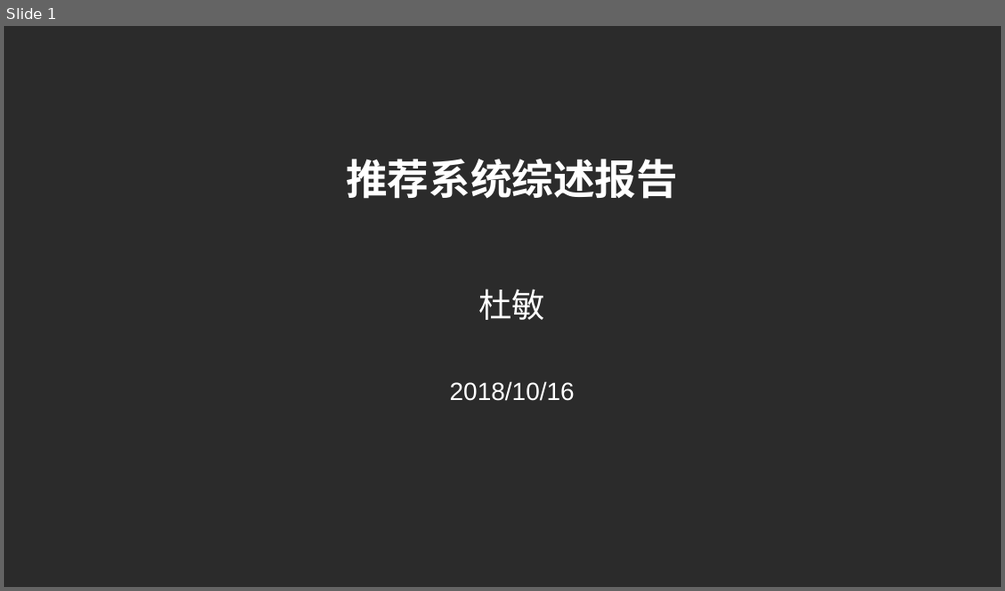
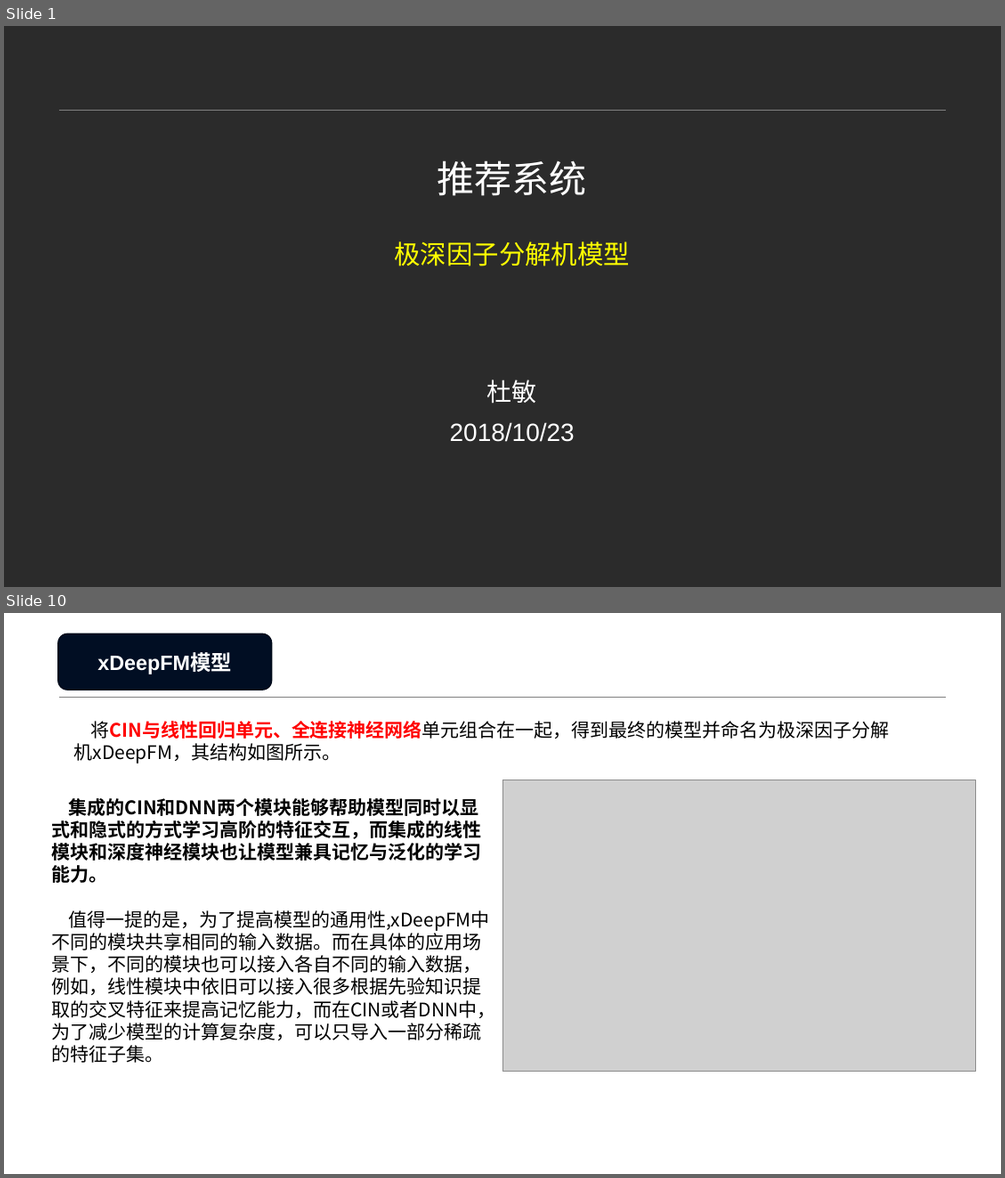
Before and after one commit to Leo-Yangren/RecommendationSystem, a slide deck: 小组会议.pptx. Shown one above the other, each under a label of ours: slide 1 before the commit, slides 1 and 10 after it; the slides between them are not shown. The pictures are 1005x591 and 1005x1178 pixels, drawn with LibreOffice and Linux fonts; fonts in the diff are those of the drawing; grey boxes stand for pictures; background and template pictures are left out; a plain dark background stands for a picture behind light text. Boxes give left, top, right and bottom in pixels: in the first picture for what was removed or moved away, otherwise in the second. Text is boxed around its words. In the diff, an @@ line names an element or a change of style, - is before the commit and + after.

```diff
--- a/小组会议.pptx
+++ b/小组会议.pptx
@@ slide 10 added at (x1=4, y1=613, x2=1001, y2=1174), background picture (left out); not listed: 1 template element that a slide beside it also shows @@
@@ rounded rectangle added at (x1=57, y1=634, x2=272, y2=690), fill #010E23, outline #010A1A 1 pt, 20 pt, text #FFFFFF, bold @@
+xDeepFM模型
@@ text added at (x1=74, y1=721, x2=890, y2=763), 18 pt, text #000000 @@
+将CIN与线性回归单元、全连接神经网络单元组合在一起，得到最终的模型并命名为极深因子分解机xDeepFM，其结构如图所示。
@@ text added at (x1=51, y1=798, x2=496, y2=1062), 18 pt, text #000000 @@
+集成的CIN和DNN两个模块能够帮助模型同时以显式和隐式的方式学习高阶的特征交互，而集成的线性模块和深度神经模块也让模型兼具记忆与泛化的学习能力。
+值得一提的是，为了提高模型的通用性,xDeepFM中不同的模块共享相同的输入数据。而在具体的应用场景下，不同的模块也可以接入各自不同的输入数据，例如，线性模块中依旧可以接入很多根据先验知识提取的交叉特征来提高记忆能力，而在CIN或者DNN中，为了减少模型的计算复杂度，可以只导入一部分稀疏的特征子集。
@@ picture added at (x1=502, y1=779, x2=976, y2=1071) @@
@@ slide 1 changed as well @@
@@ line added from (58, 110) to (947, 110), #808080 0.25 pt @@
@@ title at (x1=394, y1=160, x2=630, y2=266): text changed; size 40 to 25.2 pt; text colour #FFFFFF to #FFFF00; bold off @@
-推荐系统综述报告
+推荐系统
+极深因子分解机模型
@@ text "杜敏" moved from (x1=478, y1=289, x2=545, y2=320) to (x1=487, y1=379, x2=537, y2=403) @@
@@ text "杜敏" at (x1=487, y1=379, x2=537, y2=403): size 32 to 24 pt @@
@@ text at (x1=450, y1=422, x2=574, y2=442): text changed @@
-2018/10/16
+2018/10/23
```
Also in this commit, not shown: 13 other slides added, 18 slides removed, 1 other file.
